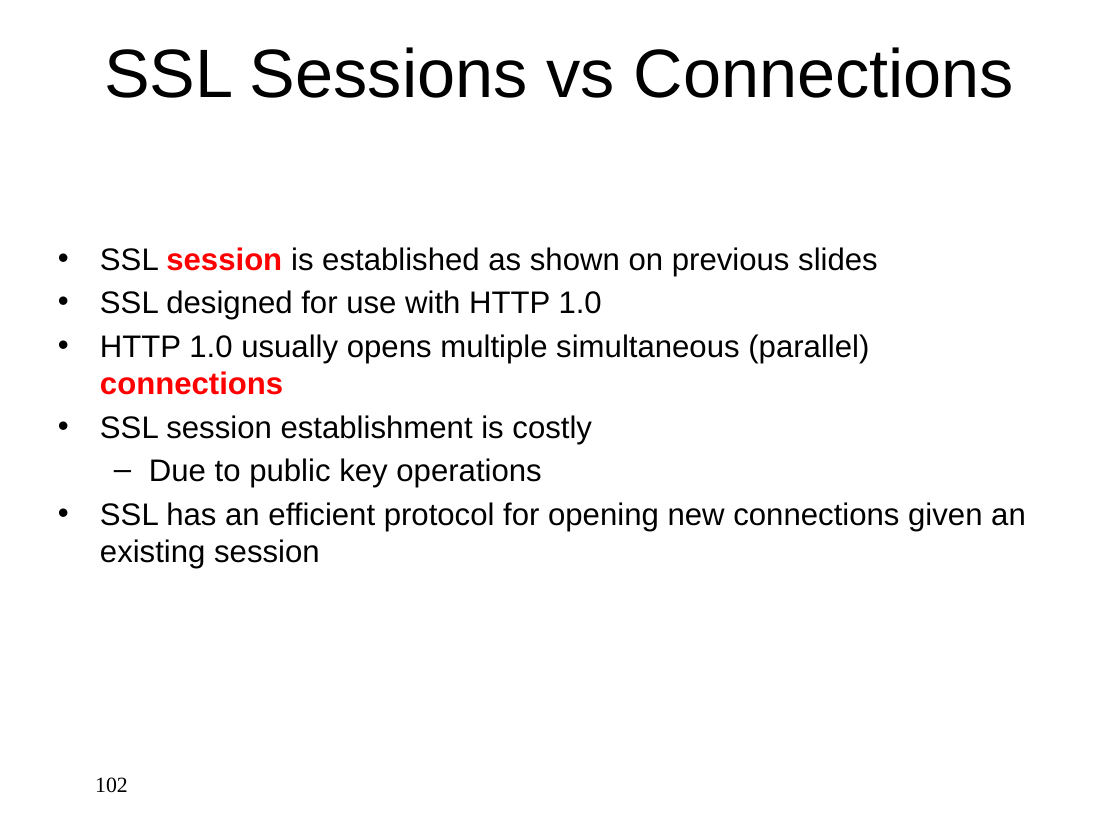
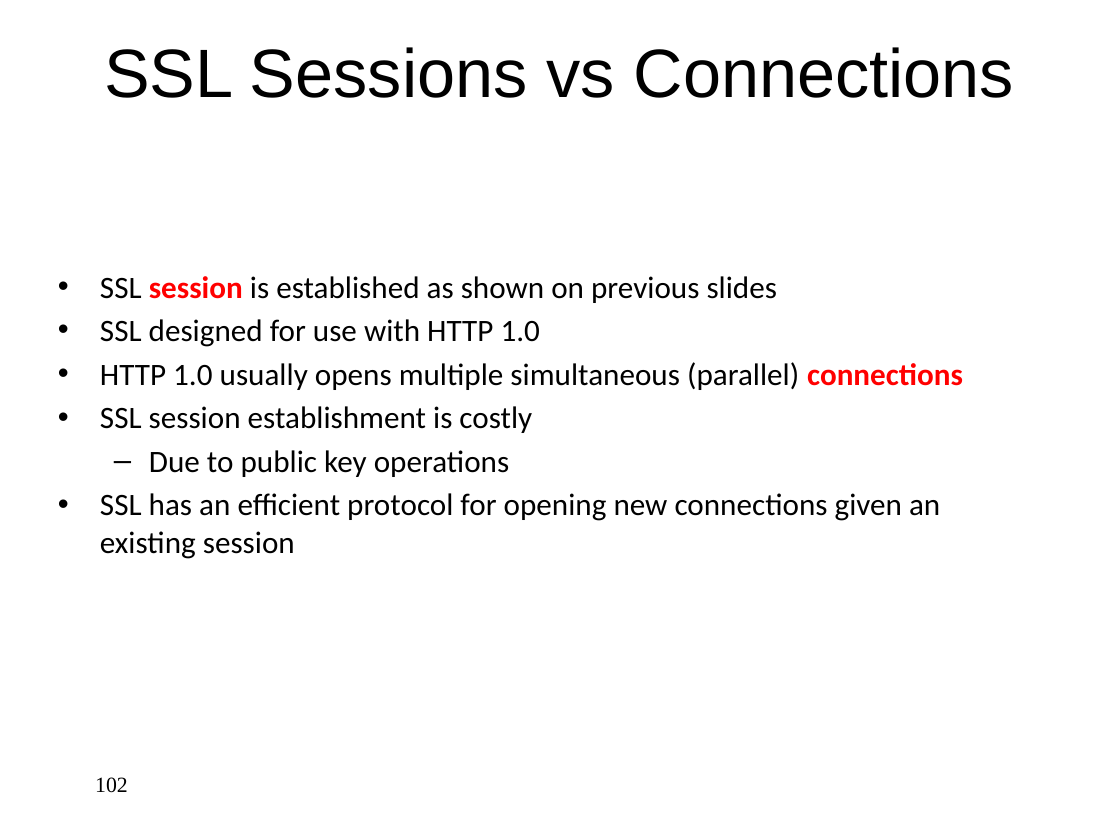
Before and after one commit to jlmucb/class_notes, a slide deck: slide 102 of BerkeleyClass/CS290Spring2013/Lectures/Cryptoclass9.pptx. Drawn at 1120x840 pixels with LibreOffice and Linux fonts; fonts in the diff are those of the drawing. Boxes give left, top, right and bottom in pixels: in the first picture for what was removed or moved away, otherwise in the second. Text is boxed around its words. In the diff, an @@ line names an element or a change of style, - is before the commit and + after.

```diff
--- a/BerkeleyClass/CS290Spring2013/Lectures/Cryptoclass9.pptx
+++ b/BerkeleyClass/CS290Spring2013/Lectures/Cryptoclass9.pptx
@@ text "SSL session is established as ...": place and size @@
-text "SSL session is established as ..." at box(100, 247, 1026, 568)
+text "SSL session is established as ..." at box(100, 276, 963, 559)
@@ text "SSL session is established as ..." at box(100, 276, 963, 559): font Arial to Calibri @@
```
Also in this commit, not shown: 115 other slides changed, 1 other file.
